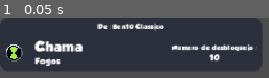
Above: before the commit, frame 1.
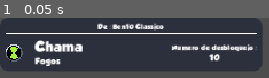
Above: after the commit, the same moment.

Repository: Juawo/ben-10-mobile-app
Game: Godot game, scene res://scenes/alien_record.tscn
Same seed, same stepped clock (60 frames per second), same inputs: the game is played once before the commit and once after it. This scene is started directly instead of the project's main scene.
Inputs:
- Up to frame 1 (0.05 s): no input

The runs differ from the first frame. In frame 1, 1.6% of the frame differs, in the area x 2-96%, y 25-27%.

Commit message:
Adicionando polimento na interação com a interface

Diff:
--- a/scenes/alien_record.tscn
+++ b/scenes/alien_record.tscn
@@ -58,6 +58,11 @@
 text = "De : Ben10 Classico"
 horizontal_alignment = 1
 
+[node name="ColorRect" type="ColorRect" parent="Panel/MarginContainer/VBoxContainer"]
+custom_minimum_size = Vector2(0, 1)
+layout_mode = 2
+size_flags_vertical = 2
+
 [node name="HBoxContainer" type="HBoxContainer" parent="Panel/MarginContainer/VBoxContainer"]
 layout_mode = 2
 size_flags_vertical = 10
--- a/scenes/register_alien.tscn
+++ b/scenes/register_alien.tscn
@@ -44,7 +44,7 @@
 grow_vertical = 2
 script = ExtResource("1_tjwpk")
 
-[node name="ColorRect" type="ColorRect" parent="."]
+[node name="background" type="ColorRect" parent="."]
 layout_mode = 1
 anchors_preset = 15
 anchor_right = 1.0
--- a/script/register_alien.gd
+++ b/script/register_alien.gd
@@ -6,6 +6,9 @@
 @onready var race_input: LineEdit = $MarginContainer/VBoxContainer/content_form/MarginContainer/VBoxContainer/race/race_input
 @onready var serie_input: OptionButton = $MarginContainer/VBoxContainer/content_form/MarginContainer/VBoxContainer/serie/serie_input
 @onready var unlock_num_input: HSlider = $MarginContainer/VBoxContainer/content_form/MarginContainer/VBoxContainer/unlock_num/unlock_num_input
+@onready var cpu_particles_2d: CPUParticles2D = $CPUParticles2D
+@onready var cpu_particles_2d_2: CPUParticles2D = $CPUParticles2D2
+@onready var background: ColorRect = $background
 
 
 func _on_unlock_num_input_value_changed(value: float) -> void:
@@ -31,7 +34,22 @@
 	var new_alien = Alien.new(name_input.text, race_input.text, serie_input.text, int(unlock_num_input.value))
 	print(new_alien.name)
 	SessionState.save_new_alien(new_alien)
-
+	feedback_added_alien()
 
 func _on_registered_btn_pressed() -> void:
 	get_tree().change_scene_to_packed(registered_aliens_scene)
+
+func feedback_added_alien() -> void :
+	var yellow_color = Color("#f7c818")
+	var original_color = $background.color
+
+	var tween = get_tree().create_tween()
+	tween.tween_property($background, "color", yellow_color, 0.2)
+	cpu_particles_2d.speed_scale = 3.0
+	cpu_particles_2d_2.speed_scale = 3.0
+	tween.tween_interval(0.5)
+	tween.tween_property($background, "color", original_color, 0.5)
+	tween.tween_callback(func():
+		cpu_particles_2d.speed_scale = 1.0
+		cpu_particles_2d_2.speed_scale = 1.0
+	)
